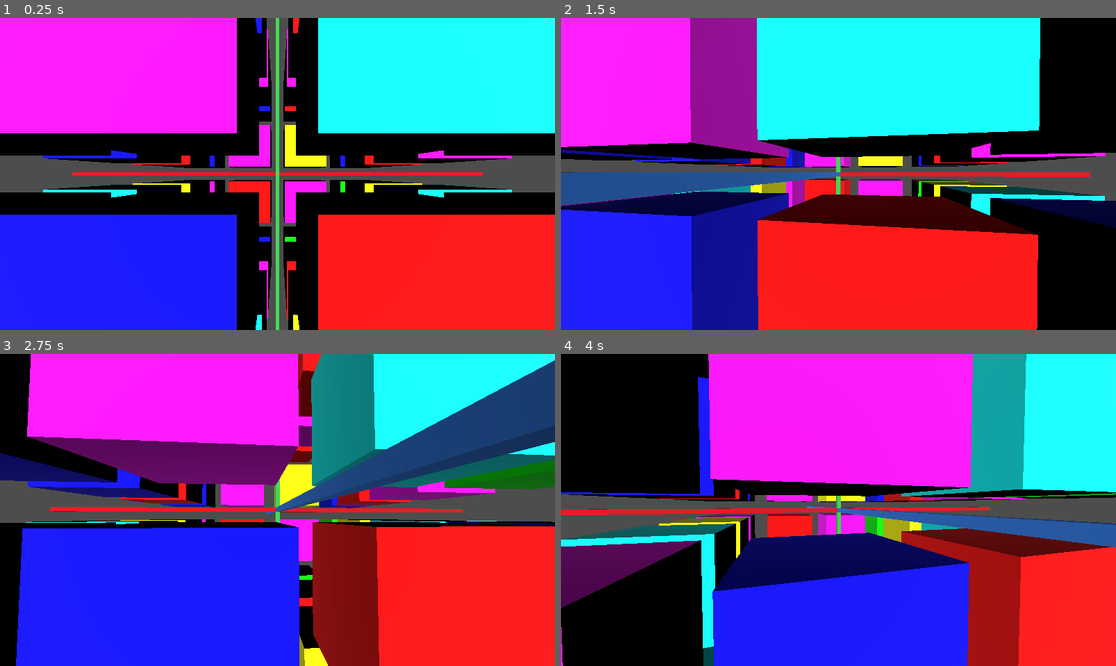
Above: before the commit, frames 1-4 (two rows, left to right).
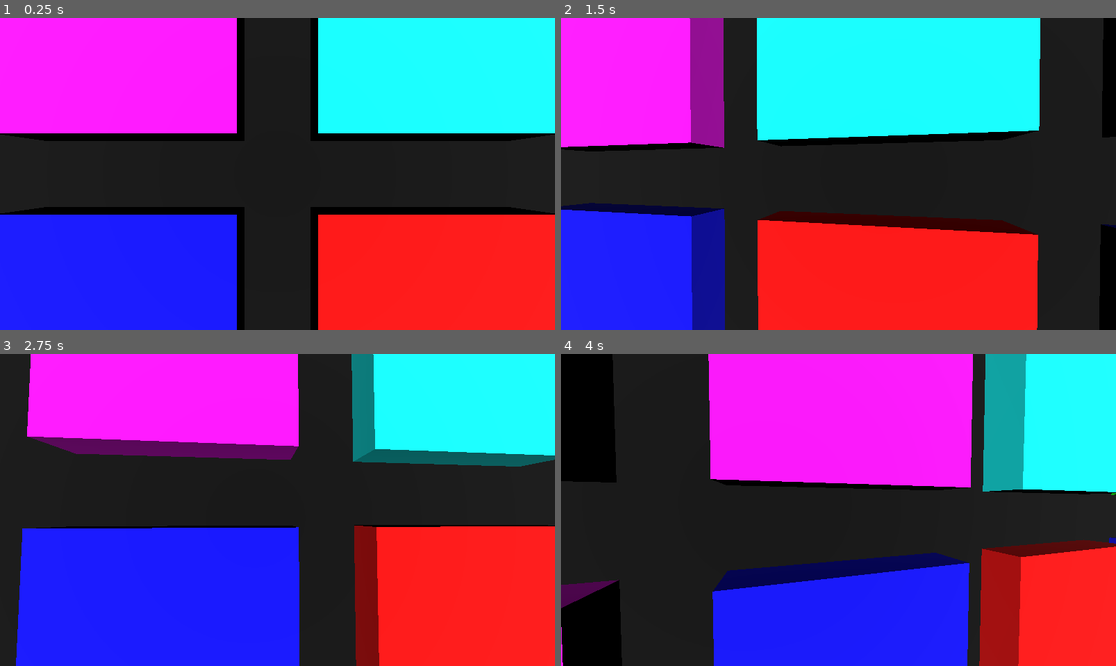
Above: after the commit, the same moments.

Repository: tremerin/cube_godot
Game: Godot game, scene res://levels/cube/cube.tscn
The game is run twice, just before and just after one commit, with the same random seed, the same clock (stepped at 60 frames per second) and the same inputs. This scene is started directly instead of the project's main scene.
Inputs (mouse positions are in pixels of both pictures, inside the frame that each line leads up to):
- Up to frame 1 (0.25 s): no input
- Up to frame 2 (1.5 s): tap Enter (ui_accept) at 0.5, 0.77, 1.25 s; move the mouse to (866, 174) at 0.52 s; hold W (top, bound only after the commit) 0.53-1.28 s; hold Up (ui_up) from 0.53 s (still down); move the mouse to (810, 174) at 1.27 s; tap W (top, bound only after the commit) at 1.35 s
- Up to frame 3 (2.75 s): keep holding Up (ui_up); tap Enter (ui_accept) at 1.52, 2 s; move the mouse to (288, 503) at 2.02 s; hold W (top, bound only after the commit) from 2.03 s (still down)
- Up to frame 4 (4 s): keep holding Up (ui_up); tap Enter (ui_accept) at 2.75, 3.02, 3.5, 3.77 s; move the mouse to (832, 516) at 2.77 s; release W (top, bound only after the commit) at 2.78 s; tap W (top, bound only after the commit) at 2.85 s; move the mouse to (877, 513) at 3.52 s; hold W (top, bound only after the commit) from 3.53 s (still down)

The runs differ from the first frame. In frame 1, 31% of the frame differs, in the area x 0-100%, y 0-100%; in frame 2, 35%; in frame 3, 38%; in frame 4, 38%.
Error before the commit: Cannot call method 'get_overlapping_bodies' on a null value. (res://levels/cube/cube.gd:360)
Error after the commit: Cannot call method 'get_overlapping_bodies' on a null value. (res://levels/cube/cube.gd:473)

Commit message:
black cube

Diff:
--- a/Cube/components/camera_pivot.tscn
+++ b/Cube/components/camera_pivot.tscn
@@ -10,3 +10,10 @@
 [node name="RayCast3D" type="RayCast3D" parent="Camera3D" unique_id=1544768683]
 target_position = Vector3(0, 0, -10)
 collision_mask = 2
+
+[node name="RayCastCover" type="RayCast3D" parent="Camera3D" unique_id=1400371226]
+transform = Transform3D(1, 0, 0, 0, -4.371139e-08, -1, 0, 1, -4.371139e-08, 0, 0, 0)
+target_position = Vector3(0, -8, 0)
+collision_mask = 4
+collide_with_areas = true
+collide_with_bodies = false
--- a/Cube/levels/cube/cube.gd
+++ b/Cube/levels/cube/cube.gd
@@ -6,6 +6,7 @@
 @onready var containers: Node3D = $Containers
 @onready var checkers: Node3D = $Checkers
 @onready var ray_cast_3d: RayCast3D = $CameraPivot/Camera3D/RayCast3D
+@onready var ray_cast_cover: RayCast3D = $CameraPivot/Camera3D/RayCastCover
 @onready var camera: Node3D = $CameraPivot/Camera3D
 @onready var directional_light: DirectionalLight3D = $DirectionalLight3D
 
@@ -25,24 +26,33 @@
 var selected_rotator_y: Node3D
 var selected_rotator_z: Node3D
 
+var cover: String
+
+var color_black = Color()
+var color_transparent = Color(0, 0, 1, 0.2)
 
 func _ready() -> void:
 	print("line length: ", line_length)
 	print("cube_size: ", cube_size)
 	print("offset: ", offset)
+	ray_cast_cover.collide_with_areas = true
+	#ray_cast_cover.collision_mask = 3
 	_create_rotators(line_length)
 	_create_containers(line_length)
-	#_cube_box(cube_size)
+	_cube_box(cube_size - 0.1, color_black)
 	_create_pieces()
 	_create_checkers()
+	_create_cube_cover()
 
 
 func _physics_process(_delta: float) -> void:
 	directional_light.global_rotation = camera.global_rotation
-	print(camera.global_rotation)
+	#print(camera.global_rotation)
 	if can_move:
 		if ray_cast_3d.is_colliding():
 			_select_rotator(ray_cast_3d.get_collider().position)
+		if ray_cast_cover.is_colliding():
+			cover = ray_cast_cover.get_collider().name
 
 
 func _select_rotator(position: Vector3) ->void:
@@ -73,17 +83,17 @@
 	return null
 
 
-func _cube_box(size: float) ->void:
+func _cube_box(cube_size: float, cube_color: Color) ->void:
 	var mesh_instance: MeshInstance3D = MeshInstance3D.new()
 	var box: BoxMesh = BoxMesh.new()
-	box.size = Vector3(size, size, size)
+	box.size = Vector3(cube_size, cube_size, cube_size)
 	mesh_instance.mesh = box
 	add_child(mesh_instance)
 	mesh_instance.position = Vector3.ZERO
 
 	var material = StandardMaterial3D.new()
 	material.transparency = BaseMaterial3D.TRANSPARENCY_ALPHA
-	material.albedo_color = Color(0, 0, 1, 0.2)
+	material.albedo_color = cube_color
 	mesh_instance.material_override = material
 
 
@@ -216,6 +226,74 @@
 				collision.shape = shape_z
 				area.add_child(collision)
 				checkers.add_child(area)
+
+
+func _create_cube_cover() -> void:
+	var thickness: float = 0.3
+	var layer: int = 3
+	var area: Area3D
+	var collision: CollisionShape3D
+	var shape_x: BoxShape3D = BoxShape3D.new()
+	var shape_y: BoxShape3D = BoxShape3D.new()
+	var shape_z: BoxShape3D = BoxShape3D.new()
+	var cover_size = cube_size + (piece_normal_scale - 1)
+	shape_x.size = Vector3(thickness, cover_size, cover_size)
+	shape_y.size = Vector3(cover_size, thickness, cover_size)
+	shape_z.size = Vector3(cover_size, cover_size, thickness)
+	# right
+	area = Area3D.new()
+	area.name = "right"
+	area.position = Vector3(offset + (piece_normal_scale * 0.5), 0, 0)
+	area.collision_layer = 1 << (layer - 1)
+	collision = CollisionShape3D.new()
+	collision.shape = shape_x
+	area.add_child(collision)
+	add_child(area)
+	# left
+	area = Area3D.new()
+	area.name = "left"
+	area.position = Vector3(-offset -(piece_normal_scale * 0.5), 0, 0)
+	area.collision_layer = 1 << (layer - 1)
+	collision = CollisionShape3D.new()
+	collision.shape = shape_x
+	area.add_child(collision)
+	add_child(area)
+	# top
+	area = Area3D.new()
+	area.name = "top"
+	area.position = Vector3(0, offset + (piece_normal_scale * 0.5), 0)
+	area.collision_layer = 1 << (layer - 1)
+	collision = CollisionShape3D.new()
+	collision.shape = shape_y
+	area.add_child(collision)
+	add_child(area)
+	# down
+	area = Area3D.new()
+	area.name = "down"
+	area.position = Vector3(0, -offset - (piece_normal_scale * 0.5), 0)
+	area.collision_layer = 1 << (layer - 1)
+	collision = CollisionShape3D.new()
+	collision.shape = shape_y
+	area.add_child(collision)
+	add_child(area)
+	# back
+	area = Area3D.new()
+	area.name = "back"
+	area.position = Vector3(0, 0, offset + (piece_normal_scale * 0.5))
+	area.collision_layer = 1 << (layer - 1)
+	collision = CollisionShape3D.new()
+	collision.shape = shape_z
+	area.add_child(collision)
+	add_child(area)
+	# forward
+	area = Area3D.new()
+	area.name = "forward"
+	area.position = Vector3(0, 0, -offset - (piece_normal_scale * 0.5))
+	area.collision_layer = 1 << (layer - 1)
+	collision = CollisionShape3D.new()
+	collision.shape = shape_z
+	area.add_child(collision)
+	add_child(area)
 
 
 func _check_line() -> void:
@@ -316,6 +394,41 @@
 		if event.is_action_pressed("ui_page_down"):
 			can_move = false
 			_rotate_z(selected_rotator_z, false)
+
+		if event.is_action_pressed("left"):
+			if cover != "top" and cover != "down":
+				can_move = false
+				_rotate_y(selected_rotator_y)
+		if event.is_action_pressed("right"):
+			if cover != "top" and cover != "down":
+				can_move = false
+				_rotate_y(selected_rotator_y, false)
+		if event.is_action_pressed("top"):
+			if cover == "back":
+				can_move = false
+				_rotate_x(selected_rotator_x, false)
+			elif cover == "forward":
+				can_move = false
+				_rotate_x(selected_rotator_x)
+			elif cover == "right":
+				can_move = false
+				_rotate_z(selected_rotator_z, false)
+			elif cover == "left":
+				can_move = false
+				_rotate_z(selected_rotator_z)
+		if event.is_action_pressed("down"):
+			if cover == "back":
+				can_move = false
+				_rotate_x(selected_rotator_x)
+			elif cover == "forward":
+				can_move = false
+				_rotate_x(selected_rotator_x, false)
+			elif cover == "right":
+				can_move = false
+				_rotate_z(selected_rotator_z)
+			elif cover == "left":
+				can_move = false
+				_rotate_z(selected_rotator_z, false)
 	else:
 		return
 
--- a/Cube/levels/cube/cube.tscn
+++ b/Cube/levels/cube/cube.tscn
@@ -8,7 +8,6 @@
 script = ExtResource("1_rth6s")
 
 [node name="Axis" parent="." unique_id=1736347153 instance=ExtResource("2_f4l7r")]
-visible = true
 
 [node name="RotatorsX" type="Node3D" parent="." unique_id=265374124]
 
--- a/Cube/project.godot
+++ b/Cube/project.godot
@@ -15,6 +15,29 @@
 config/features=PackedStringArray("4.6", "Mobile")
 config/icon="res://assets/icon.svg"
 
+[input]
+
+top={
+"deadzone": 0.2,
+"events": [Object(InputEventKey,"resource_local_to_scene":false,"resource_name":"","device":-1,"window_id":0,"alt_pressed":false,"shift_pressed":false,"ctrl_pressed":false,"meta_pressed":false,"pressed":false,"keycode":0,"physical_keycode":87,"key_label":0,"unicode":119,"location":0,"echo":false,"script":null)
+]
+}
+down={
+"deadzone": 0.2,
+"events": [Object(InputEventKey,"resource_local_to_scene":false,"resource_name":"","device":-1,"window_id":0,"alt_pressed":false,"shift_pressed":false,"ctrl_pressed":false,"meta_pressed":false,"pressed":false,"keycode":0,"physical_keycode":83,"key_label":0,"unicode":115,"location":0,"echo":false,"script":null)
+]
+}
+left={
+"deadzone": 0.2,
+"events": [Object(InputEventKey,"resource_local_to_scene":false,"resource_name":"","device":-1,"window_id":0,"alt_pressed":false,"shift_pressed":false,"ctrl_pressed":false,"meta_pressed":false,"pressed":false,"keycode":0,"physical_keycode":65,"key_label":0,"unicode":97,"location":0,"echo":false,"script":null)
+]
+}
+right={
+"deadzone": 0.2,
+"events": [Object(InputEventKey,"resource_local_to_scene":false,"resource_name":"","device":-1,"window_id":0,"alt_pressed":false,"shift_pressed":false,"ctrl_pressed":false,"meta_pressed":false,"pressed":false,"keycode":0,"physical_keycode":68,"key_label":0,"unicode":100,"location":0,"echo":false,"script":null)
+]
+}
+
 [physics]
 
 3d/physics_engine="Jolt Physics"
